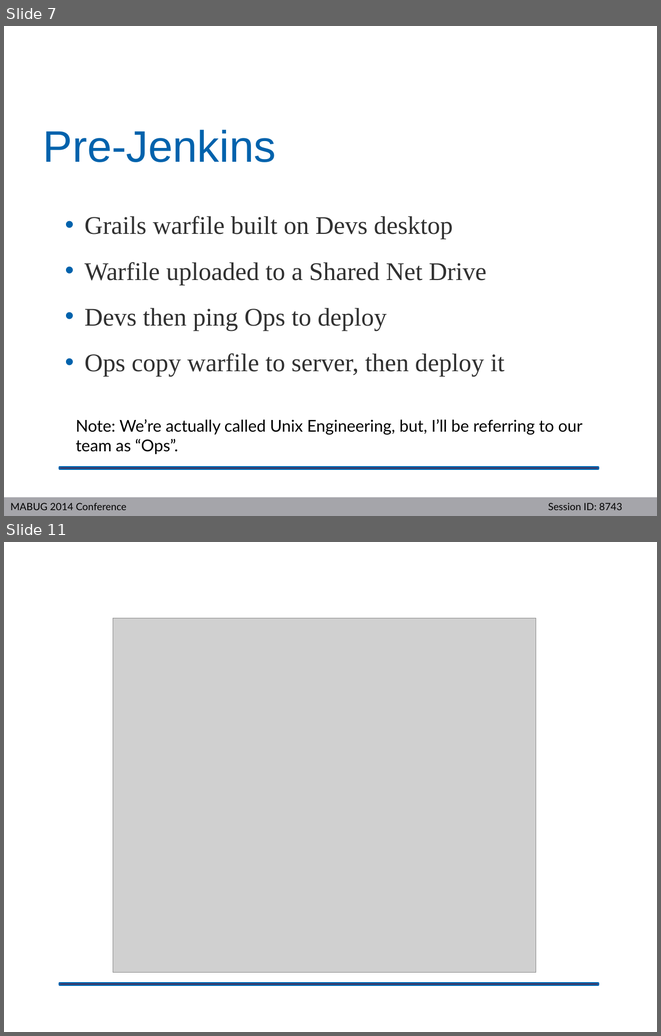
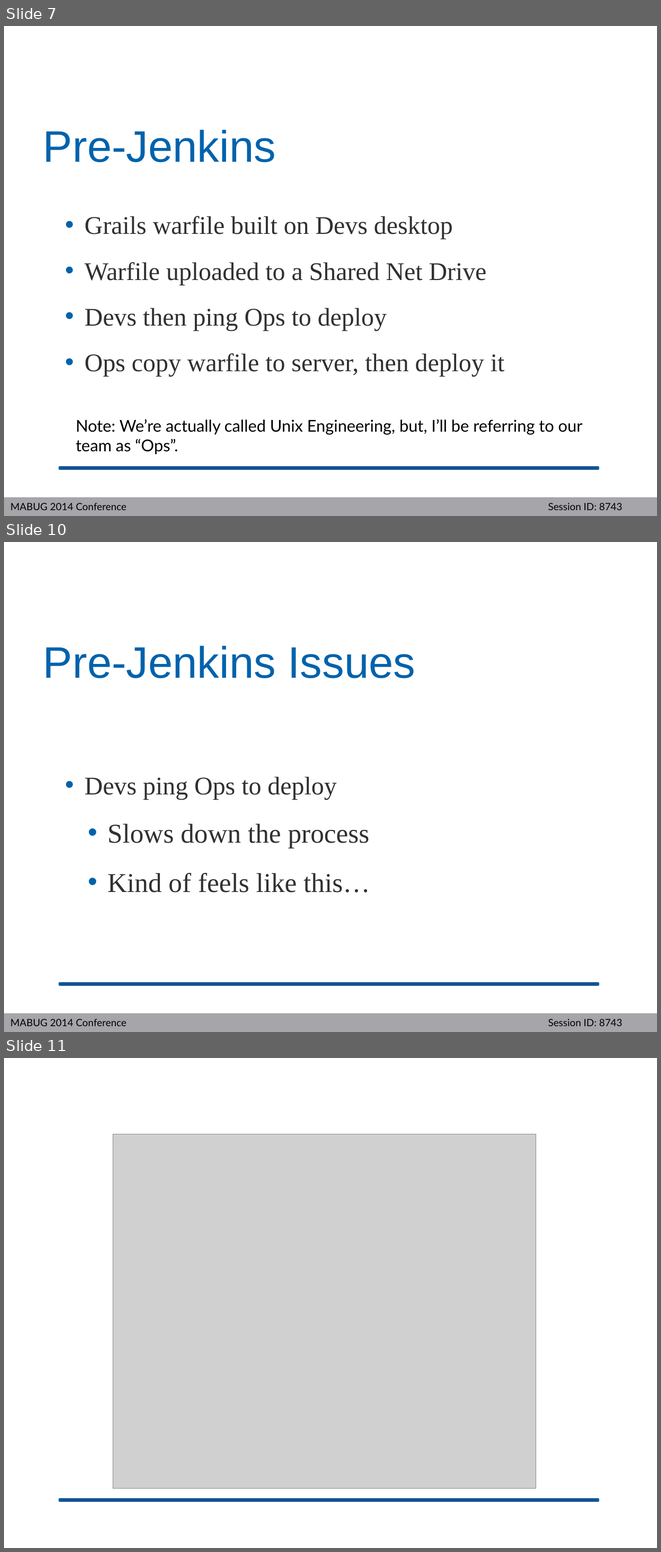
Before and after one commit to crpeck/mabug-2014, a slide deck: MABUG2014-8743.pptx. Shown one above the other, each under a label of ours: slides 7 and 11 before the commit, slides 7, 10 and 11 after it; the slides between them are not shown. The pictures are 661x1036 and 661x1552 pixels, drawn with LibreOffice and Linux fonts; fonts in the diff are those of the drawing; grey boxes stand for pictures; background and template pictures are left out. Boxes give left, top, right and bottom in pixels: in the first picture for what was removed or moved away, otherwise in the second. Text is boxed around its words. In the diff, an @@ line names an element or a change of style, - is before the commit and + after.

```diff
--- a/MABUG2014-8743.pptx
+++ b/MABUG2014-8743.pptx
@@ slide 10 added at box(4, 542, 657, 1032), background picture (left out); not listed: 2 template elements that a slide beside it also shows @@
@@ title added at box(43, 645, 415, 678), 48.6 pt, text #0062AC @@
+Pre-Jenkins Issues
@@ text added at box(85, 776, 370, 892), 30 pt, text #303030 @@
+• Devs ping Ops to deploy
+  • Slows down the process
+  • Kind of feels like this…
```
Also in this commit, not shown: 11 slides changed.
